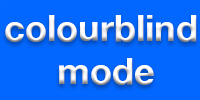
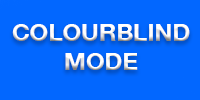
Two versions of the same layered image (200 × 100). Layer-by-layer changes:
renamed "colourblind mode" to "COLOURBLIND MODE", painted on it over [5, 15, 197, 85]
